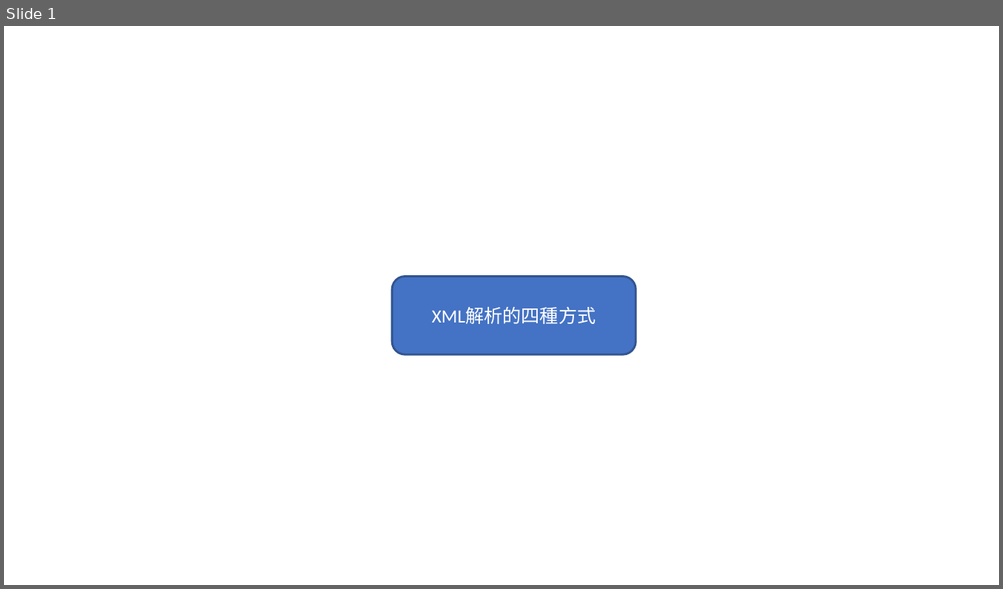
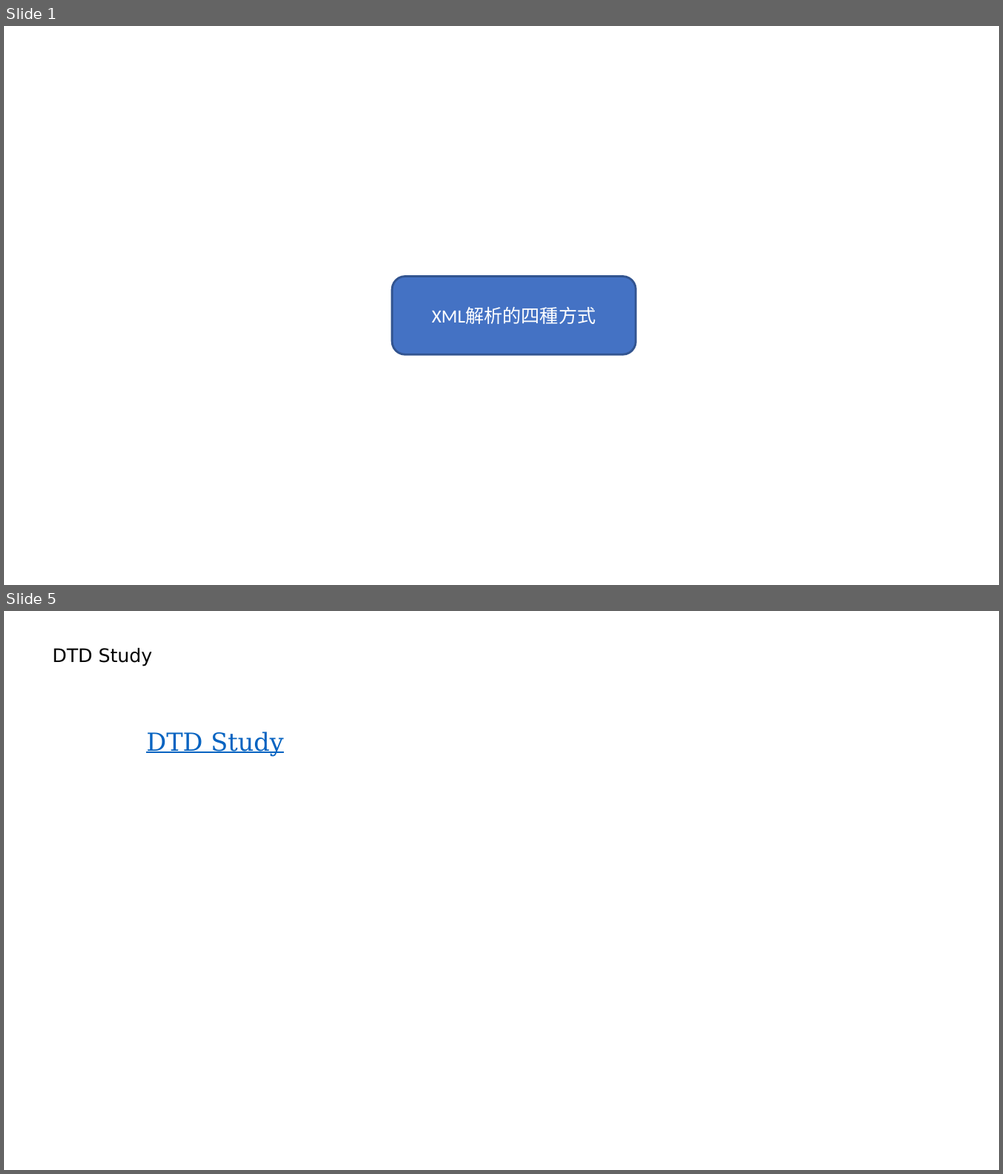
Before and after one commit to luchaojun/JavaSprint, a slide deck: JavaStudyRecord/JavaStudyRecord.pptx. Shown one above the other, each under a label of ours: slide 1 before the commit, slides 1 and 5 after it; the slides between them are not shown. The pictures are 1003x589 and 1003x1174 pixels, drawn with LibreOffice and Linux fonts; fonts in the diff are those of the drawing. Boxes give left, top, right and bottom in pixels: in the first picture for what was removed or moved away, otherwise in the second. Text is boxed around its words. In the diff, an @@ line names an element or a change of style, - is before the commit and + after.

Commit message:
Add the DTD Study Website

```diff
--- a/JavaStudyRecord/JavaStudyRecord.pptx
+++ b/JavaStudyRecord/JavaStudyRecord.pptx
@@ slide 5 added at bbox=[4, 611, 999, 1170], background #FFFFFF @@
@@ text added at bbox=[52, 648, 153, 667], 18 pt, text #000000 @@
+DTD Study
@@ text added at bbox=[146, 732, 284, 756], 24 pt, text #0563C1, underline @@
+DTD Study
```
Also in this commit, not shown: 2 slides changed.
